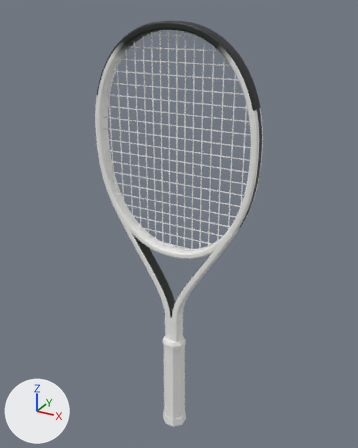
An edit to the glTF model assets/realistic/tecnifibre-tf40-2024.glb, drawn before and after from the same camera.
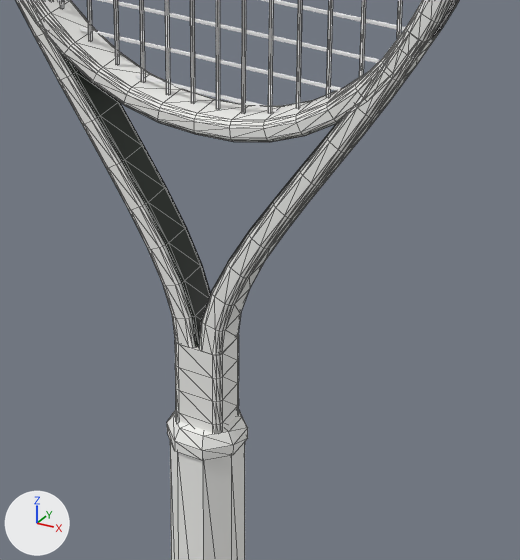
Old and new are each drawn whole from a camera (50 mm lens) standing at (0.345, -0.61, 0.704) and looking at (-0.002, 0.021, 0.388) and again close up on the part from 32% to 73% of the width and 49% to 84% of the height. Arrows for +X, +Y and +Z are at lower left; the lights stay in place. The last two pictures show the newer version. The close-ups show mesh edges as thin lines. Where no turn or scale is listed for an object, it has been applied to the vertices. Vertices at exactly the same position are counted once.

Before the edit, the objects in view are built like this:
```python
me_collar = bpy.data.meshes.new('collar')
me_collar.from_pydata(...)  # 25 vertices, 40 faces; spans x -1.0..1.0, y -1.0..1.0, z -0.33..0.33
me_collar.materials.append(mat_mat_collar)  # white #f3f3f0
me_frame = bpy.data.meshes.new('frame')
me_frame.from_pydata(...)  # 1680 vertices, 3296 faces; spans x -0.131..0.131, y -0.011..0.011, z -0.254..0.254
me_frame.materials.append(mat_mat_frame)
me_strings_crosses = bpy.data.meshes.new('strings_crosses')
me_strings_crosses.from_pydata(...)  # 152 vertices, 152 faces; spans x -0.121..0.121, y -0.001..0.001, z -0.155..0.155
me_strings_crosses.materials.append(mat_mat_strings_crosses)  # white #f2f2f2
ob_collar = bpy.data.objects.new('collar', me_collar)
ob_collar.parent = ob_tecnifibre_tf40_2024
ob_collar.location = (0.0, 0.0, 0.18)
ob_collar.scale = (0.0184, 0.0184, 0.0184)
ob_frame = bpy.data.objects.new('frame', me_frame)
ob_frame.location = (0.0, 0.0, 0.4319)
ob_strings_crosses = bpy.data.objects.new('strings_crosses', me_strings_crosses)
ob_strings_crosses.location = (0.0, 0.0003, 0.5144)
# also in view: 'strings_mains' at (0.0, 0.0, 0.515); 'grip' at (0.0, 0.0, 0.099)
```
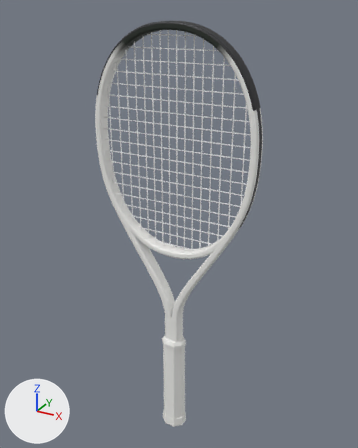
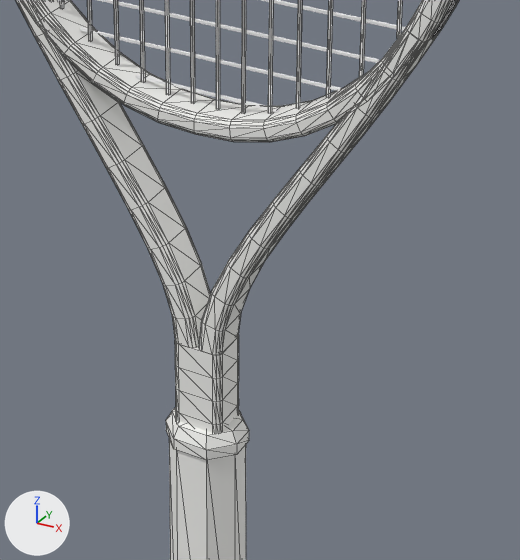
What differs and where, as boxes (x1, y1, x2, y2) in the close-ups (520 x 560 px):
```json
{"object": "collar", "change": "reshaped, rescaled", "before": [167, 409, 248, 461], "after": [166, 407, 249, 460]}
{"part": 1, "of": "me_frame", "change": "recoloured", "before": [55, 47, 346, 348], "after": [55, 47, 346, 348]}
```

Edits to the scene script, one JSON object a line:
```json
{"block": "me_frame", "where": "# used by ob_frame; location = (0.0, 0.0, 0.4319)"}
{"op": "remove", "block": "me_frame", "code": "me_frame.from_pydata(...)  # 1680 vertices, 3296 faces; spans x -0.131..0.131, y -0.011..0.011, z -0.254..0.254"}
{"op": "add", "block": "me_frame", "code": "me_frame.from_pydata(...)  # 1648 vertices, 3232 faces; spans x -0.131..0.131, y -0.011..0.011, z -0.254..0.254"}
{"block": "me_frame", "change": "me_frame part 1: 180 kept faces spanning x -0.089..0.089, y -0.011..0.011, z -0.201..-0.034 get new vertex colours"}
{"block": "me_frame", "change": "edits to the shape of me_frame do not show in these pictures"}
{"block": "me_collar", "where": "# used by ob_collar; parent = ob_tecnifibre_tf40_2024; location = (0.0, 0.0, 0.18); scale = (0.0184, 0.0184, 0.0184)"}
{"op": "remove", "block": "me_collar", "code": "me_collar.from_pydata(...)  # 25 vertices, 40 faces; spans x -1.0..1.0, y -1.0..1.0, z -0.33..0.33"}
{"op": "add", "block": "me_collar", "code": "me_collar.from_pydata(...)  # 25 vertices, 40 faces; spans x -1.0..1.0, y -0.87..0.87, z -0.3..0.3"}
{"block": "me_collar", "change": "me_collar part 2: 25 of 25 vertices moved; they spanned x -1.0..1.0, y -1.0..1.0, z -0.33..0.33 and now span x -1.0..1.0, y -0.87..0.87, z -0.3..0.3; mean shift (0.0, 0.0, 0.0)"}
{"op": "set", "path": "ob_collar.scale", "old": "(0.0184, 0.0184, 0.0184)", "new": "(0.0197, 0.0197, 0.0197)"}
```
